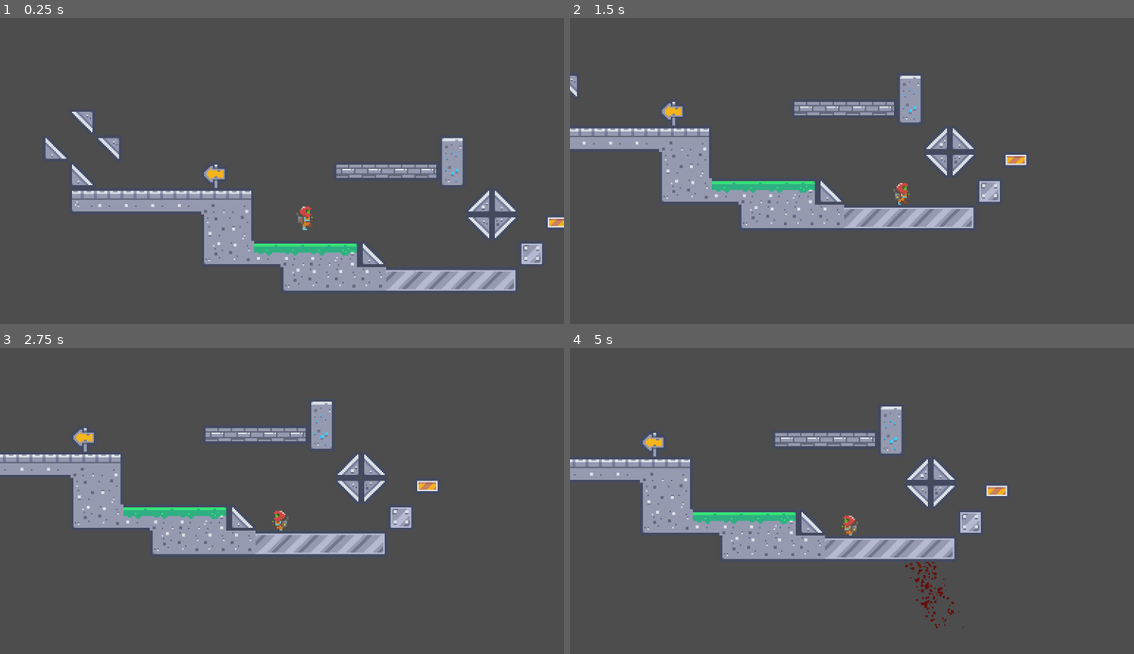
Above: before the commit, frames 1-4 (two rows, left to right).
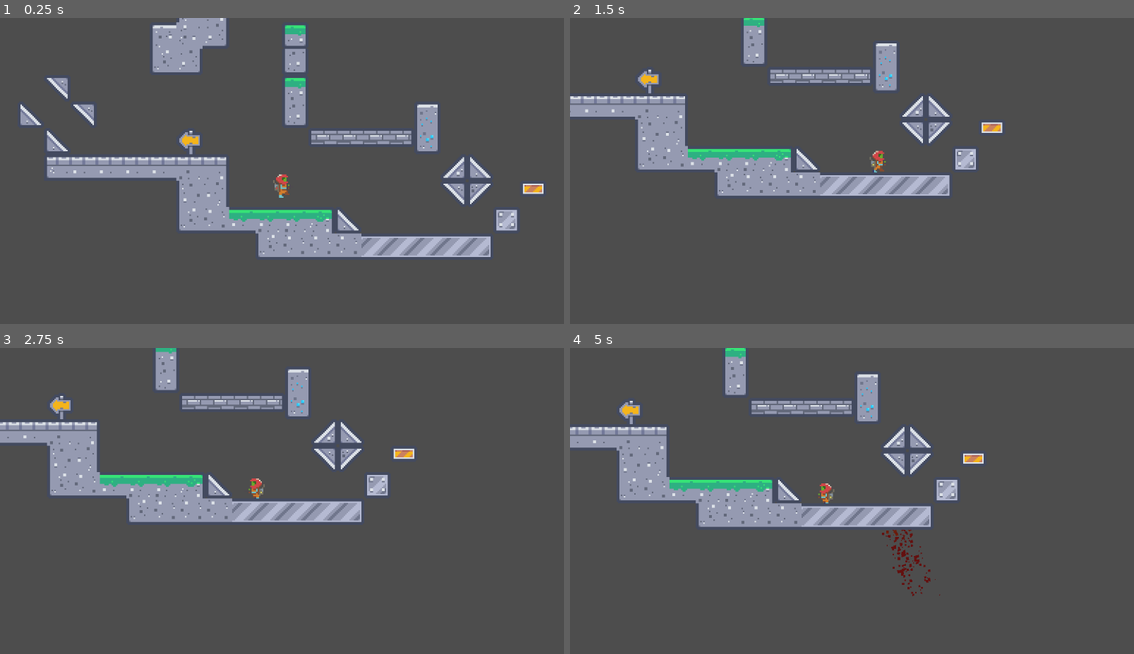
Above: after the commit, the same moments.

Repository: Kerwanc/TrantorIgniation
Game: Godot game, scene res://scenes/game.tscn
Two runs of this game, one before a commit and one after it. Both use one fixed random seed, a clock stepped at 60 frames per second and the inputs below.
Inputs:
- Up to frame 1 (0.25 s): no input
- Up to frame 2 (1.5 s): tap Enter (ui_accept) at 0.5, 0.77 s; hold Right (ui_right) from 0.53 s (still down)
- Up to frame 3 (2.75 s): tap Enter (ui_accept) at 1.52 s; release Right (ui_right) at 2.03 s; hold Left (ui_left) from 2.03 s (still down)
- Up to frame 4 (5 s): release Left (ui_left) at 2.78 s; hold Right (ui_right) 2.78-4.28 s; tap Enter (ui_accept) at 3.02, 3.77, 4.52 s; hold Left (ui_left) from 4.28 s (still down)

The runs differ from the first frame. In frame 1, 22% of the frame differs, in the area x 3-100%, y 0-90%; in frame 2, 17%; in frame 3, 17%; in frame 4, 17%.

Commit message:
feat(export): exported a test version

Diff:
--- a/scenes/game.tscn
+++ b/scenes/game.tscn
@@ -618,13 +618,8 @@
 [node name="Player" parent="." unique_id=1328390747 instance=ExtResource("1_uwrxv")]
 position = Vector2(16, 22)
 
-[node name="Camera2D" type="Camera2D" parent="Player" unique_id=421693911]
-position = Vector2(-16, -22)
-zoom = Vector2(3, 3)
-position_smoothing_enabled = true
-
 [node name="TileMap" type="TileMap" parent="." unique_id=1415908150]
-position = Vector2(-1, 0)
+position = Vector2(-2, -1)
 tile_set = SubResource("TileSet_iywne")
 format = 2
-layer_0/tile_data = PackedInt32Array(262143, 1310722, 6, 262 …(712 unchanged characters)… 8, 5, -65544, 1048578, 5, -9, 1114114, 4)
+layer_0/tile_data = PackedInt32Array(262143, 1310722, 6, 262 …(712 unchanged characters)… 8, 5, -65544, 1048578, 5, -9, 1114114, 4, -262146, 196610, 1, -262147, 65538, 1, -196610, 196610, 3, -196611, 131074, 2, -196612, 65538, 1, -131076, 65538, 3, -131075, 196610, 3, -262143, 1179650, 6, -65535, 2, 3, -131071, 1179650, 7, -196607, 2, 3)
Not shown, added: TrantorIgniation.x86_64
